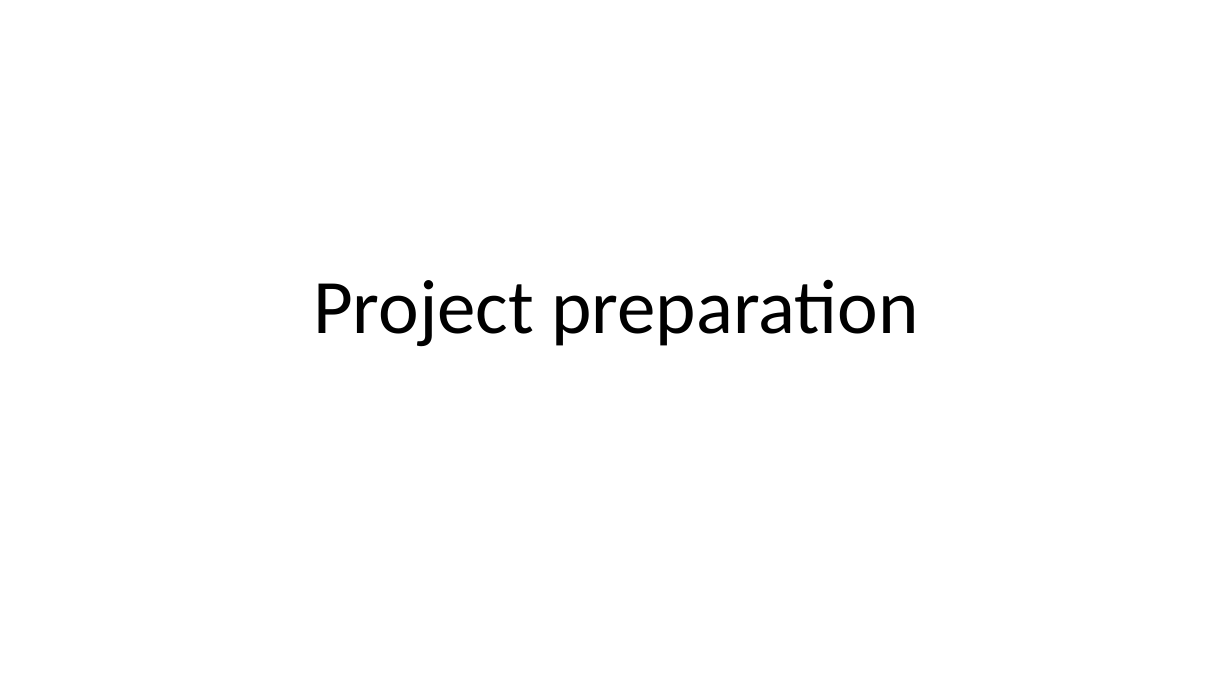
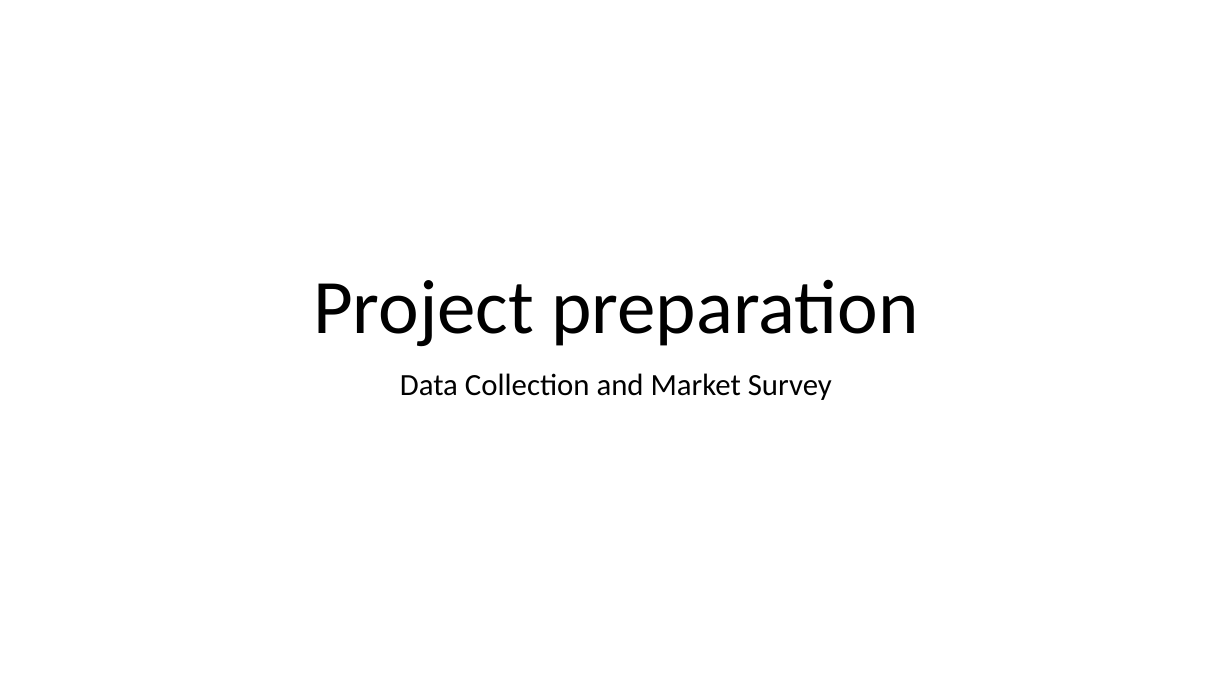
Before and after one commit to vilasthakare/DemoRepository, a slide deck: slide 1 of demo.pptx. Drawn at 1232x693 pixels with LibreOffice and Linux fonts; fonts in the diff are those of the drawing. Boxes give left, top, right and bottom in pixels: in the first picture for what was removed or moved away, otherwise in the second. Text is boxed around its words. In the diff, an @@ line names an element or a change of style, - is before the commit and + after.

Commit message:
DataCollection And Survey Done By Vilas

```diff
--- a/demo.pptx
+++ b/demo.pptx
@@ subtitle added at (400, 373, 832, 400), 24 pt, text #000000 @@
+Data Collection and Market Survey
```
Also in this commit, not shown: 2 other files.
